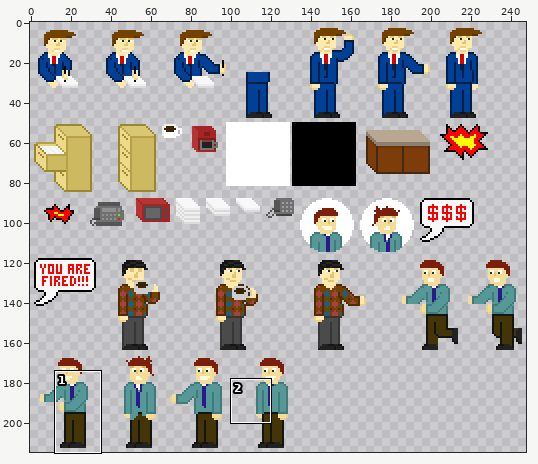
Two states of a sprite sheet, src/assets/media/sprites.png. Above, an overview of the earlier version with the close-up marked.
Close-up. Before the commit:
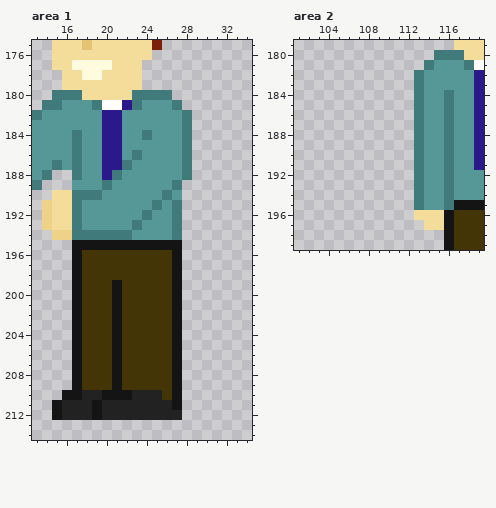
The file is 248x215 pixels. Pixels under 10% opacity are left out. Colours within 5 levels of each other are drawn and written as one. Shown: area 1: x 13..34, y 175..214; area 2: x 101..119, y 179..199. The commit also changed other parts of the picture, which this record leaves out.
The same view after the edit:
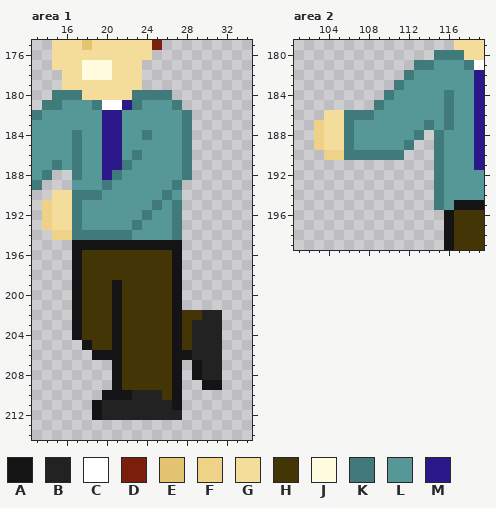
Palette (. is transparent): A #141414  B #222222  C #ffffff  D #7b1e0c  E #e3c472  F #edd288  G #f4dc9b  H #443506  J #fffbdf  K #407a7b  L #569798  M #2b188a
Changes in this commit:
--- area 1
@@ x 15..22 @@
 176 GGGGGGGG
-177 GGJJJJGG
-178 .GGJJGGG
+177 GGGJJJGG
+178 .GGJJJGG
 179 .GGGGGGG
@@ x 13..34 @@
 201 ....AHHHAHHHHHA.......
-202 ....AHHHAHHHHHA.......
-203 ....AHHHAHHHHHA.......
-204 ....AHHHAHHHHHA.......
-205 ....AHHHAHHHHHA.......
-206 ....AHHHAHHHHHA.......
-207 ....AHHHAHHHHHA.......
-208 ....AHHHAHHHHHA.......
-209 ....AHHHAHHHHHA.......
-210 ...AABBAAABBBHA.......
-211 ..ABBBABBBBBBBA.......
-212 ..ABBBABBBBBBBB.......
+202 ....AHHHAHHHHHAHHBB...
+203 ....AHHHAHHHHHAHBBB...
+204 ....AHHHAHHHHHAHBBB...
+205 .....AHHAHHHHHAHBBB...
+206 ......AAAHHHHHAABBB...
+207 ........AHHHHHA.ABB...
+208 ........AHHHHHA.ABB...
+209 ........AHHHHHA..AA...
+210 .......AAABBBHA.......
+211 ......ABBBBBBBA.......
+212 ......ABBBBBBBB.......
 213 ......................
--- area 2
@@ x 101..119 @@
 180 ..............KKKGG
-181 .............KLLLKC
-182 ............KLLLLLM
-183 ............KLLLLLM
-184 ............KLLKLLM
-185 ............KLLKLLM
-186 ............KLLKLLM
-187 ............KLLKLLM
-188 ............KLLKLLM
-189 ............KLLKLLM
-190 ............KLLKLLM
-191 ............KLLKLLM
-192 ............KLLKLLL
-193 ............KLLKLLL
-194 ............KLLKLLL
-195 ............KLLKAAA
-196 ............GGGAHHH
-197 .............GGAHHH
+181 ............KKLLLKC
+182 ...........KLLLLLLM
+183 ..........KLLLLLLLM
+184 .........KLLLLLKLLM
+185 ........KLLLLLLKLLM
+186 ...GGKKKLLLLLLLKLLM
+187 ..FGGKLLLLLLLKLKLLM
+188 ..FGGKLLLLLLK.KLLLM
+189 ..FGGKLLLLLK..KLLLM
+190 ...FFKKKKKK...KLLLM
+191 ..............KLLLM
+192 ..............KLLLL
+193 ..............KLLLL
+194 ..............KLLLL
+195 ..............KLAAA
+196 ...............AHHH
+197 ...............AHHH
 198 ...............AHHH
Where, in picture pixels (left, top, right, bottom), the same in both close-ups:
changed: (72, 60, 112, 80)
added: (182, 310, 222, 390)
changed: (52, 340, 112, 420)
changed: (314, 60, 454, 230)
